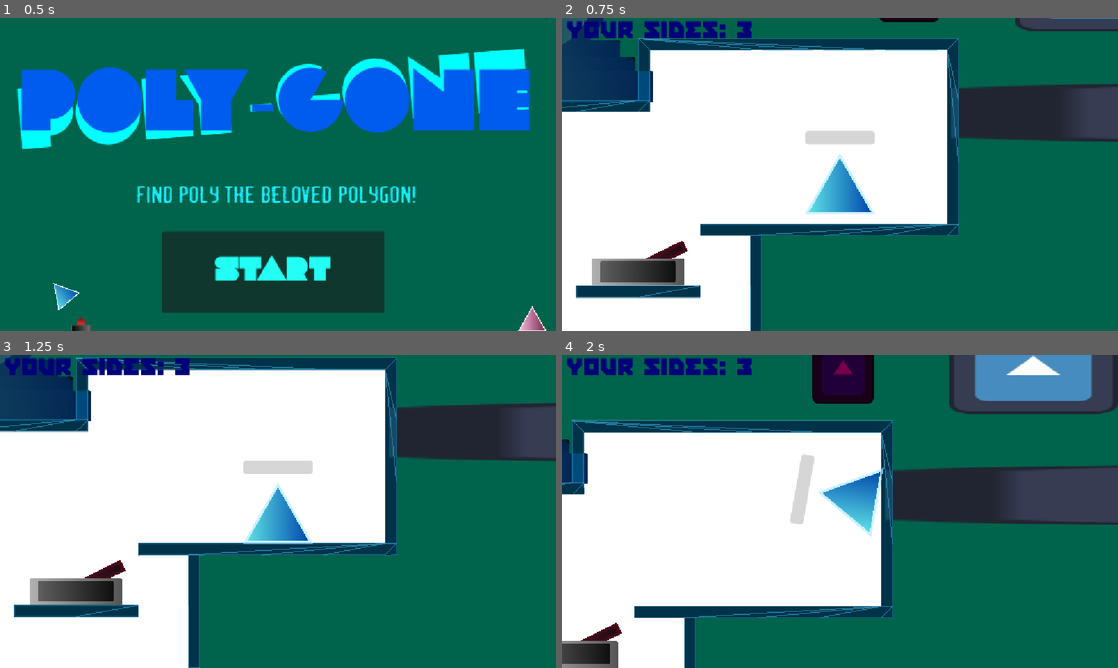
Above: before the commit, frames 1-4 (two rows, left to right).
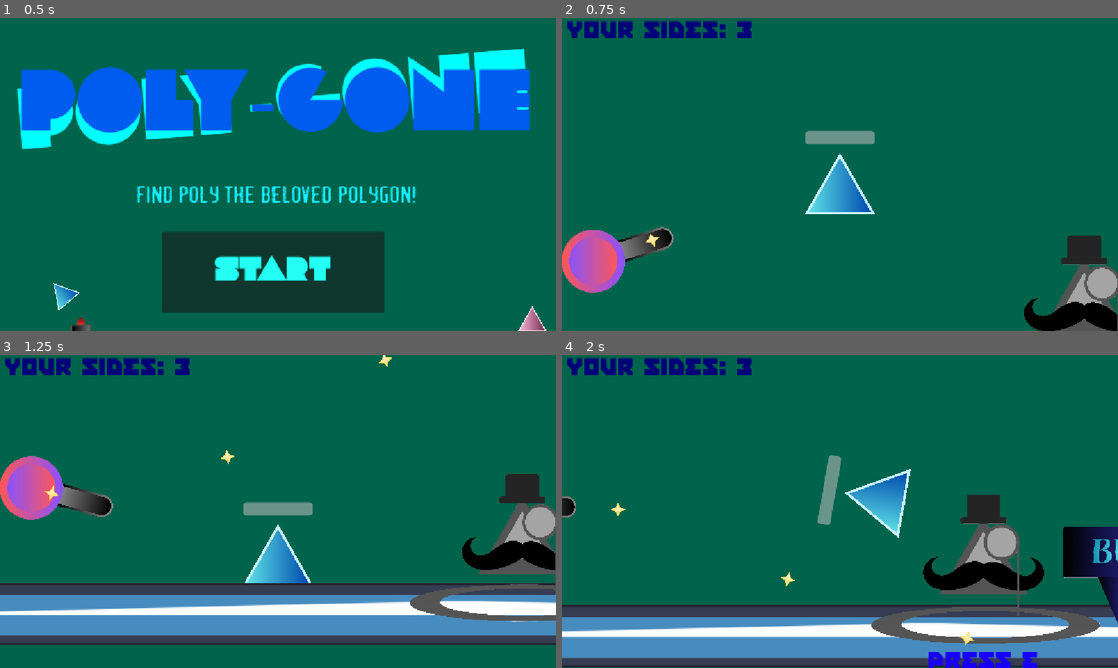
Above: after the commit, the same moments.

Repository: Eldragon126/Shapes
Game: Godot game, scene res://nodes/title_screen.tscn
The game is run twice, just before and just after one commit, with the same random seed, the same clock (stepped at 60 frames per second) and the same inputs. The engine's default icon, where the game draws it, is replaced by a stand-in: a white triangle on a blue panel in a dark square. Sound files missing from this copy of the repository are replaced by a short silence.
Inputs (mouse positions are in pixels of both pictures, inside the frame that each line leads up to):
- Up to frame 1 (0.5 s): no input
- Up to frame 2 (0.75 s): click "Start" at 0.5 s
- Up to frame 3 (1.25 s): no input
- Up to frame 4 (2 s): move the mouse to (962, 495) at 1.27 s; hold Right (ui_right) from 1.28 s (still down); tap E (interact_button) at 1.35 s; tap Space (jump) at 1.52 s

Frame 1 is identical in both runs. In frame 2, 64% of the frame differs, in the area x 0-100%, y 0-100%; in frame 3, 78%; in frame 4, 73%.

Commit message:
I hope this works

Diff:
--- a/main_scene.tscn
+++ b/main_scene.tscn
@@ -12,7 +12,8 @@
 [ext_resource type="PackedScene" uid="uid://b0ettsk5nqf7c" path="res://nodes/Enemies/enemy_5.tscn" id="10_wr18j"]
 [ext_resource type="PackedScene" uid="uid://rrp2e23hdmel" path="res://nodes/Enemies/67_enemy.tscn" id="11_qwutr"]
 [ext_resource type="PackedScene" uid="uid://cxfruhe34d20q" path="res://nodes/Enemies/spike.tscn" id="12_671wp"]
-[ext_resource type="PackedScene" uid="uid://2qhj3bil8n5v" path="res://nodes/lever.tscn" id="13_mo76n"]
+[ext_resource type="PackedScene" uid="uid://d0bjm8fb2mn6" path="res://nodes/lever.tscn" id="13_mo76n"]
+[ext_resource type="PackedScene" uid="uid://cut8uhqnbh0o4" path="res://nodes/physical_shop.tscn" id="14_42l1d"]
 
 [sub_resource type="CircleShape2D" id="CircleShape2D_wr18j"]
 radius = 62.514
@@ -29,7 +30,7 @@
 
 [node name="player" parent="." instance=ExtResource("2_gyfs4")]
 z_index = 0
-position = Vector2(851, 464)
+position = Vector2(4755, -104)
 
 [node name="enemy_triangle2" parent="." instance=ExtResource("1_gyfs4")]
 position = Vector2(44, 715)
@@ -86,4 +87,7 @@
 [node name="Lever" parent="." instance=ExtResource("13_mo76n")]
 position = Vector2(432, 615)
 
+[node name="PhysicalShop" parent="." instance=ExtResource("14_42l1d")]
+position = Vector2(5261, 146)
+
 [connection signal="body_entered" from="GetSides" to="GetSides" method="_on_body_entered"]
--- /dev/null
+++ b/nodes/physical_shop.tscn
@@ -0,0 +1,102 @@
+[gd_scene load_steps=8 format=3 uid="uid://cut8uhqnbh0o4"]
+
+[ext_resource type="Script" uid="uid://d3feu8xvwd0ba" path="res://scripts/physical_shop.gd" id="1_gp4tu"]
+[ext_resource type="Texture2D" uid="uid://thwp3iatqkq1" path="res://assets/MustacheTriangle.png" id="1_j1qb6"]
+[ext_resource type="Texture2D" uid="uid://sbf8hq3jl66e" path="res://assets/HoleInGround.png" id="1_rli6e"]
+[ext_resource type="Texture2D" uid="uid://d386u86sbiyp8" path="res://assets/BUY.png" id="3_gp4tu"]
+
+[sub_resource type="Animation" id="Animation_8v76l"]
+resource_name = "WholeAnimation"
+loop_mode = 2
+tracks/0/type = "value"
+tracks/0/imported = false
+tracks/0/enabled = true
+tracks/0/path = NodePath("Sprite2D:position")
+tracks/0/interp = 1
+tracks/0/loop_wrap = true
+tracks/0/keys = {
+"times": PackedFloat32Array(0, 1),
+"transitions": PackedFloat32Array(1, 1),
+"update": 0,
+"values": [Vector2(0, 0), Vector2(0, 50)]
+}
+tracks/1/type = "value"
+tracks/1/imported = false
+tracks/1/enabled = true
+tracks/1/path = NodePath("Label:theme_override_colors/font_color")
+tracks/1/interp = 1
+tracks/1/loop_wrap = true
+tracks/1/keys = {
+"times": PackedFloat32Array(0, 0.53333336, 1),
+"transitions": PackedFloat32Array(1, 1, 1),
+"update": 0,
+"values": [Color(0, 0.6666667, 1, 1), Color(0, 0, 1, 1), Color(0.8782685, 2.9263496e-05, 0.6276947, 1)]
+}
+
+[sub_resource type="Animation" id="Animation_u2akj"]
+length = 0.001
+tracks/0/type = "value"
+tracks/0/imported = false
+tracks/0/enabled = true
+tracks/0/path = NodePath("Sprite2D:position")
+tracks/0/interp = 1
+tracks/0/loop_wrap = true
+tracks/0/keys = {
+"times": PackedFloat32Array(0),
+"transitions": PackedFloat32Array(1),
+"update": 0,
+"values": [Vector2(0, 0)]
+}
+tracks/1/type = "value"
+tracks/1/imported = false
+tracks/1/enabled = true
+tracks/1/path = NodePath("Label:theme_override_colors/font_color")
+tracks/1/interp = 1
+tracks/1/loop_wrap = true
+tracks/1/keys = {
+"times": PackedFloat32Array(0),
+"transitions": PackedFloat32Array(1),
+"update": 0,
+"values": [Color(0, 0.6666667, 1, 1)]
+}
+
+[sub_resource type="AnimationLibrary" id="AnimationLibrary_667wd"]
+_data = {
+&"RESET": SubResource("Animation_u2akj"),
+&"WholeAnimation": SubResource("Animation_8v76l")
+}
+
+[node name="PhysicalShop" type="Node2D"]
+process_mode = 3
+script = ExtResource("1_gp4tu")
+
+[node name="AnimationPlayer" type="AnimationPlayer" parent="."]
+libraries = {
+&"": SubResource("AnimationLibrary_667wd")
+}
+autoplay = "WholeAnimation"
+
+[node name="Shop" type="Sprite2D" parent="."]
+position = Vector2(4, 174)
+scale = Vector2(0.25446278, 0.16043603)
+texture = ExtResource("1_rli6e")
+
+[node name="Sprite2D" type="Sprite2D" parent="."]
+scale = Vector2(0.5, 0.5)
+texture = ExtResource("1_j1qb6")
+
+[node name="BuySign" type="Sprite2D" parent="."]
+position = Vector2(304, 70)
+scale = Vector2(0.5, 0.5)
+texture = ExtResource("3_gp4tu")
+
+[node name="Label" type="Label" parent="."]
+offset_left = -114.0
+offset_top = 230.0
+offset_right = 116.0
+offset_bottom = 269.0
+theme_override_colors/font_color = Color(0, 0.6666667, 1, 1)
+theme_override_font_sizes/font_size = 50
+text = "Press e"
+
+[node name="CanvasLayer" type="CanvasLayer" parent="."]
--- a/nodes/player.tscn
+++ b/nodes/player.tscn
@@ -93,10 +93,10 @@
 animation = &"Triangle"
 
 [node name="UI" type="CanvasLayer" parent="."]
-layer = 4
+layer = 0
 
 [node name="Sides" type="Label" parent="UI"]
-z_index = 2
+z_index = -1
 offset_left = 11.0
 offset_top = 8.0
 offset_right = 971.0
--- a/nodes/shop.tscn
+++ b/nodes/shop.tscn
@@ -1,56 +1,26 @@
-[gd_scene load_steps=9 format=3 uid="uid://bbi2d1aoe4v3h"]
+[gd_scene load_steps=8 format=3 uid="uid://bbi2d1aoe4v3h"]
 
+[ext_resource type="Script" uid="uid://bl25h8bk4t15f" path="res://scripts/shop.gd" id="1_kjls5"]
 [ext_resource type="FontFile" uid="uid://cye53no5kwfb5" path="res://assets/Fonts/Fragile Bombers Down.otf" id="1_kvjff"]
 [ext_resource type="FontFile" uid="uid://crw1meh1mb7d1" path="res://assets/Fonts/propaganda.ttf" id="2_wldo4"]
 [ext_resource type="Script" uid="uid://dcrvi885ko2lf" path="res://scripts/shape_shenanigans.gd" id="3_fxcnm"]
 [ext_resource type="Texture2D" uid="uid://thwp3iatqkq1" path="res://assets/MustacheTriangle.png" id="4_wldo4"]
 [ext_resource type="FontFile" uid="uid://ye10sod4od46" path="res://assets/Fonts/LOT.otf" id="5_fxcnm"]
-
-[sub_resource type="Animation" id="Animation_kvjff"]
-resource_name = "ColorRectFade"
-tracks/0/type = "value"
-tracks/0/imported = false
-tracks/0/enabled = true
-tracks/0/path = NodePath("ColorRect:color")
-tracks/0/interp = 1
-tracks/0/loop_wrap = true
-tracks/0/keys = {
-"times": PackedFloat32Array(0, 1),
-"transitions": PackedFloat32Array(1, 1),
-"update": 0,
-"values": [Color(2.8878452e-07, 0.33059484, 0.24605325, 1), Color(0, 0.39215687, 0.29411766, 0)]
-}
-
-[sub_resource type="Animation" id="Animation_wldo4"]
-length = 0.001
-tracks/0/type = "value"
-tracks/0/imported = false
-tracks/0/enabled = true
-tracks/0/path = NodePath("ColorRect:color")
-tracks/0/interp = 1
-tracks/0/loop_wrap = true
-tracks/0/keys = {
-"times": PackedFloat32Array(0),
-"transitions": PackedFloat32Array(1),
-"update": 0,
-"values": [Color(0, 0.39215687, 0.29411766, 1)]
-}
-
-[sub_resource type="AnimationLibrary" id="AnimationLibrary_fxcnm"]
-_data = {
-&"ColorRectFade": SubResource("Animation_kvjff"),
-&"RESET": SubResource("Animation_wldo4")
-}
+[ext_resource type="Texture2D" uid="uid://bvcncq2uittnn" path="res://assets/CuteEye.png" id="7_7muav"]
 
 [node name="Shop" type="Control"]
+process_mode = 3
+z_index = 20
 layout_mode = 3
 anchors_preset = 15
 anchor_right = 1.0
 anchor_bottom = 1.0
 grow_horizontal = 2
 grow_vertical = 2
+script = ExtResource("1_kjls5")
 
 [node name="Welcome" type="RichTextLabel" parent="."]
+z_index = 1
 layout_mode = 0
 offset_left = 18.0
 offset_top = 8.0
@@ -62,6 +32,7 @@
 text = "Welcome to"
 
 [node name="ShapeShenanigans" type="RichTextLabel" parent="."]
+z_index = 1
 layout_mode = 0
 offset_left = 18.0
 offset_top = 108.0
@@ -73,6 +44,7 @@
 Shenanigans"
 
 [node name="Saying" type="RichTextLabel" parent="."]
+z_index = 1
 layout_mode = 0
 offset_left = 18.0
 offset_top = 306.0
@@ -85,19 +57,12 @@
 script = ExtResource("3_fxcnm")
 
 [node name="ColorRect" type="ColorRect" parent="."]
-z_index = 1
 layout_mode = 0
-offset_left = -62.0
-offset_top = -48.0
-offset_right = 1243.0
-offset_bottom = 715.0
-color = Color(0, 0.39215687, 0.29411766, 1)
-
-[node name="Start" type="AnimationPlayer" parent="."]
-libraries = {
-&"": SubResource("AnimationLibrary_fxcnm")
-}
-autoplay = "ColorRectFade"
+offset_left = -27.0
+offset_top = -28.0
+offset_right = 1182.0
+offset_bottom = 1417.0
+color = Color(0, 0.32941177, 0.24705882, 1)
 
 [node name="ShopAnimations" type="AnimationPlayer" parent="."]
 
@@ -105,10 +70,6 @@
 position = Vector2(777, 128)
 scale = Vector2(0.5, 0.5)
 texture = ExtResource("4_wldo4")
-
-[node name="Camera2D" type="Camera2D" parent="."]
-anchor_mode = 0
-position_smoothing_enabled = true
 
 [node name="Buy" type="Button" parent="."]
 layout_mode = 0
@@ -120,24 +81,90 @@
 theme_override_font_sizes/font_size = 50
 text = "Buy Fun Things"
 
-[node name="BuyThingsVBox" type="VBoxContainer" parent="."]
+[node name="CenterContainer" type="CenterContainer" parent="."]
 layout_mode = 0
-offset_left = 68.0
-offset_top = 735.0
-offset_right = 1116.0
-offset_bottom = 1229.0
+offset_left = -1.0
+offset_top = 650.0
+offset_right = 1152.0
+offset_bottom = 1299.0
 
-[node name="TextureButton" type="TextureButton" parent="BuyThingsVBox"]
+[node name="BuyThingsVBox" type="VBoxContainer" parent="CenterContainer"]
 layout_mode = 2
 
-[node name="TextureButton2" type="TextureButton" parent="BuyThingsVBox"]
+[node name="Button" type="Button" parent="CenterContainer/BuyThingsVBox"]
 layout_mode = 2
+theme_override_font_sizes/font_size = 40
+text = "This Thing"
 
-[node name="TextureButton3" type="TextureButton" parent="BuyThingsVBox"]
+[node name="Button2" type="Button" parent="CenterContainer/BuyThingsVBox"]
 layout_mode = 2
+theme_override_font_sizes/font_size = 40
+text = "This Thing"
 
-[node name="TextureButton4" type="TextureButton" parent="BuyThingsVBox"]
+[node name="Button3" type="Button" parent="CenterContainer/BuyThingsVBox"]
 layout_mode = 2
+theme_override_font_sizes/font_size = 40
+text = "This Thing"
 
-[node name="TextureButton5" type="TextureButton" parent="BuyThingsVBox"]
+[node name="Button4" type="Button" parent="CenterContainer/BuyThingsVBox"]
 layout_mode = 2
+theme_override_font_sizes/font_size = 40
+text = "This Thing"
+
+[node name="Button5" type="Button" parent="CenterContainer/BuyThingsVBox"]
+layout_mode = 2
+theme_override_font_sizes/font_size = 40
+text = "This Thing"
+
+[node name="Button6" type="Button" parent="CenterContainer/BuyThingsVBox"]
+layout_mode = 2
+theme_override_font_sizes/font_size = 40
+text = "This Thing"
+
+[node name="Button7" type="Button" parent="CenterContainer/BuyThingsVBox"]
+layout_mode = 2
+theme_override_font_sizes/font_size = 40
+text = "This Thing"
+
+[node name="Button8" type="Button" parent="CenterContainer/BuyThingsVBox"]
+layout_mode = 2
+theme_override_font_sizes/font_size = 40
+text = "This Thing"
+
+[node name="Quit" type="Button" parent="CenterContainer/BuyThingsVBox"]
+layout_mode = 2
+theme_override_font_sizes/font_size = 50
+text = "Quit"
+
+[node name="OldMan" type="Sprite2D" parent="CenterContainer"]
+position = Vector2(199, 571)
+scale = Vector2(0.5, 0.5)
+texture = ExtResource("4_wldo4")
+
+[node name="YouGotThis" type="RichTextLabel" parent="."]
+layout_mode = 0
+offset_left = 401.0
+offset_top = 678.0
+offset_right = 772.0
+offset_bottom = 756.0
+theme_override_fonts/normal_font = ExtResource("5_fxcnm")
+theme_override_font_sizes/normal_font_size = 70
+text = "For Poly"
+
+[node name="YouGotThis2" type="RichTextLabel" parent="."]
+layout_mode = 0
+offset_left = 1062.0
+offset_top = 1186.0
+offset_right = 1123.0
+offset_bottom = 1264.0
+theme_override_fonts/normal_font = ExtResource("5_fxcnm")
+theme_override_font_sizes/normal_font_size = 70
+text = "(:"
+
+[node name="Eye" type="Sprite2D" parent="."]
+position = Vector2(237, 1193)
+scale = Vector2(0.5, 0.5)
+texture = ExtResource("7_7muav")
+
+[connection signal="pressed" from="Buy" to="." method="_on_buy_pressed"]
+[connection signal="pressed" from="CenterContainer/BuyThingsVBox/Quit" to="." method="_on_quit_pressed"]
--- /dev/null
+++ b/scripts/physical_shop.gd
@@ -0,0 +1,16 @@
+extends Node2D
+var player = Node2D
+
+func _ready() -> void:
+	player = PlayerManager.player
+
+func _process(delta: float) -> void:
+	if player and global_position.distance_to(player.global_position) < 400:
+		if Input.is_action_just_pressed("interact_button"):
+			$".".PROCESS_MODE_WHEN_PAUSED
+			get_tree().paused = true
+			var shop = load("res://nodes/shop.tscn").instantiate()
+			$CanvasLayer.add_child(shop)
+		$Label.show()
+	else:
+		$Label.hide()
--- /dev/null
+++ b/scripts/shop.gd
@@ -0,0 +1,11 @@
+extends Control
+
+func _ready() -> void:
+	pass
+
+func _on_buy_pressed() -> void:
+	$".".position = Vector2(0, -648)
+
+func _on_quit_pressed() -> void:
+	get_tree().paused = false
+	queue_free()   # closes the pause menu
Binary file added: assets/BUY.png
Not shown, added: assets/BUY.png.import
Not shown: 1 places in main_scene.tscn that only renumber resources
Not shown: 1 places in nodes/player.tscn that only renumber resources
Not shown, added: scripts/physical_shop.gd.uid
Not shown, added: scripts/shop.gd.uid
